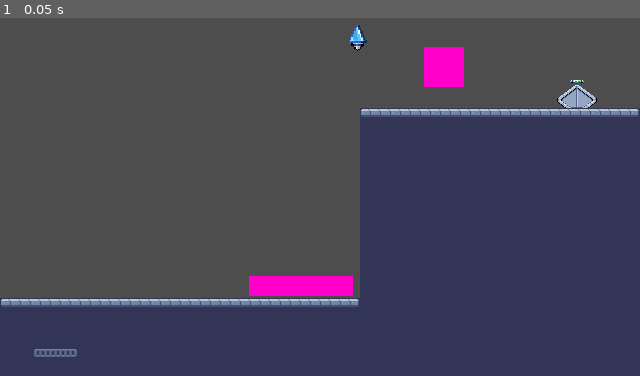
Above: before the commit, frame 1.
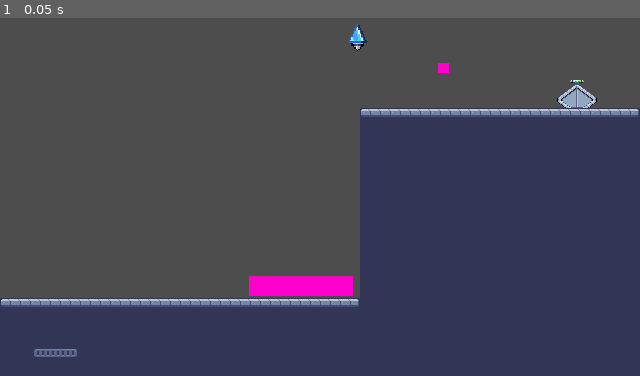
Above: after the commit, the same moment.

Repository: gdp-ufrj/Nut-Bolt
Game: Godot game, scene res://Cenas/Niveis/tutorial_2.tscn
Same seed, same stepped clock (60 frames per second), same inputs: the game is played once before the commit and once after it. This scene is started directly instead of the project's main scene.
Inputs:
- Up to frame 1 (0.05 s): no input

The runs differ from the first frame. In frame 1, 0.7% of the frame differs, in the area x 66-73%, y 8-20%.

Commit message:
Esqueleto de plataformas que se mexem

Diff:
--- /dev/null
+++ b/plataform-2d-godot/Cenas/Entes/botao.tscn
@@ -0,0 +1,31 @@
+[gd_scene load_steps=2 format=3 uid="uid://bqbxnpowjnvbq"]
+
+[sub_resource type="RectangleShape2D" id="RectangleShape2D_fxmij"]
+size = Vector2(28.0313, 27.375)
+
+[node name="Botao" type="Area2D"]
+z_index = -1
+collision_layer = 7
+collision_mask = 7
+
+[node name="CollisionShape2D" type="CollisionShape2D" parent="."]
+light_mask = 3
+visibility_layer = 3
+position = Vector2(443, 52)
+shape = SubResource("RectangleShape2D_fxmij")
+debug_color = Color(0.678136, 0.425634, 0.712095, 0.42)
+
+[node name="ColorRect" type="ColorRect" parent="."]
+offset_left = 438.0
+offset_top = 47.0
+offset_right = 449.0
+offset_bottom = 57.0
+color = Color(1, 0, 0.796078, 1)
+
+[node name="Label" type="Label" parent="."]
+visible = false
+offset_left = 358.0
+offset_top = 1.0
+offset_right = 528.0
+offset_bottom = 24.0
+text = "PRESSIONE A TECLA E!"
--- a/plataform-2d-godot/Cenas/Niveis/tutorial_2.tscn
+++ b/plataform-2d-godot/Cenas/Niveis/tutorial_2.tscn
@@ -1,7 +1,8 @@
-[gd_scene load_steps=18 format=4 uid="uid://c7hamugihjp7o"]
+[gd_scene load_steps=17 format=4 uid="uid://c7hamugihjp7o"]
 
 [ext_resource type="Script" uid="uid://bqgrlnirhmdri" path="res://Scripts/Niveis/tutorial_2.gd" id="1_567s1"]
 [ext_resource type="PackedScene" uid="uid://bih7god6r8j2v" path="res://Cenas/Entes/porta.tscn" id="2_c7i80"]
+[ext_resource type="PackedScene" uid="uid://bqbxnpowjnvbq" path="res://Cenas/Entes/botao.tscn" id="4_8ipts"]
 [ext_resource type="Texture2D" uid="uid://bxcchyqyx552y" path="res://Sprites/Placeholders/Tileset Chão 1.png" id="5_8ipts"]
 [ext_resource type="PackedScene" uid="uid://cg0iyugvxt7cr" path="res://Cenas/Entes/Roteador.tscn" id="7_6r0a3"]
 
@@ -49,13 +50,6 @@
 
 [sub_resource type="RectangleShape2D" id="RectangleShape2D_wk01p"]
 size = Vector2(104, 20)
-
-[sub_resource type="GDScript" id="GDScript_fxmij"]
-script/source = "extends Area2D
-"
-
-[sub_resource type="RectangleShape2D" id="RectangleShape2D_fxmij"]
-size = Vector2(81, 73.5)
 
 [sub_resource type="TileSetAtlasSource" id="TileSetAtlasSource_8ipts"]
 texture = ExtResource("5_8ipts")
@@ -158,32 +152,7 @@
 [node name="Roteador" parent="." instance=ExtResource("7_6r0a3")]
 position = Vector2(357, 21)
 
-[node name="Botao" type="Area2D" parent="."]
-z_index = -1
-collision_layer = 7
-collision_mask = 7
-script = SubResource("GDScript_fxmij")
-
-[node name="CollisionShape2D" type="CollisionShape2D" parent="Botao"]
-light_mask = 3
-visibility_layer = 3
-position = Vector2(446, 46.25)
-shape = SubResource("RectangleShape2D_fxmij")
-
-[node name="ColorRect" type="ColorRect" parent="Botao"]
-offset_left = 424.0
-offset_top = 31.0
-offset_right = 464.0
-offset_bottom = 71.0
-color = Color(1, 0, 0.796078, 1)
-
-[node name="Label" type="Label" parent="Botao"]
-visible = false
-offset_left = 358.0
-offset_top = 1.0
-offset_right = 528.0
-offset_bottom = 24.0
-text = "PRESSIONE A TECLA E!"
+[node name="Botao" parent="." instance=ExtResource("4_8ipts")]
 
 [node name="Chão" type="Node2D" parent="."]
 
--- a/plataform-2d-godot/Cenas/Niveis/tutorial_3.tscn
+++ b/plataform-2d-godot/Cenas/Niveis/tutorial_3.tscn
@@ -1,9 +1,10 @@
-[gd_scene load_steps=14 format=4 uid="uid://dv05nstyolt5u"]
+[gd_scene load_steps=22 format=4 uid="uid://dv05nstyolt5u"]
 
 [ext_resource type="Script" uid="uid://rlx4gc87lxlt" path="res://Scripts/Niveis/tutorial_3.gd" id="1_21xvy"]
 [ext_resource type="Texture2D" uid="uid://bxcchyqyx552y" path="res://Sprites/Placeholders/Tileset Chão 1.png" id="2_xx88x"]
 [ext_resource type="PackedScene" uid="uid://bih7god6r8j2v" path="res://Cenas/Entes/porta.tscn" id="3_h5va6"]
 [ext_resource type="PackedScene" uid="uid://cg0iyugvxt7cr" path="res://Cenas/Entes/Roteador.tscn" id="4_h5va6"]
+[ext_resource type="PackedScene" uid="uid://bqbxnpowjnvbq" path="res://Cenas/Entes/botao.tscn" id="5_tsd38"]
 
 [sub_resource type="TileSetAtlasSource" id="TileSetAtlasSource_tsd38"]
 texture = ExtResource("2_xx88x")
@@ -51,30 +52,18 @@
 
 [sub_resource type="RectangleShape2D" id="RectangleShape2D_qhx57"]
 size = Vector2(100, 90)
-size = Vector2(100, 140)
-
-[sub_resource type="RectangleShape2D" id="RectangleShape2D_h5va6"]
-size = Vector2(90, 142)
-
-[sub_resource type="RectangleShape2D" id="RectangleShape2D_tsd38"]
-size = Vector2(188, 59)
-
-[sub_resource type="RectangleShape2D" id="RectangleShape2D_tu5f7"]
-size = Vector2(111, 100)
 
 [sub_resource type="RectangleShape2D" id="RectangleShape2D_h5va6"]
 size = Vector2(70, 30)
 
-[sub_resource type="RectangleShape2D" id="RectangleShape2D_v5wfe"]
-size = Vector2(190, 60)
-
-[sub_resource type="RectangleShape2D" id="RectangleShape2D_8urag"]
+[sub_resource type="RectangleShape2D" id="RectangleShape2D_tsd38"]
+size = Vector2(230, 60)
+
+[sub_resource type="RectangleShape2D" id="RectangleShape2D_tu5f7"]
 size = Vector2(110, 100)
 
-[sub_resource type="RectangleShape2D" id="RectangleShape2D_drhsi"]
-size = Vector2(40, 160)
 [sub_resource type="RectangleShape2D" id="RectangleShape2D_1tugt"]
-size = Vector2(49, 161)
+size = Vector2(40, 100)
 
 [sub_resource type="WorldBoundaryShape2D" id="WorldBoundaryShape2D_h5va6"]
 normal = Vector2(1, 0)
@@ -82,6 +71,55 @@
 
 [sub_resource type="WorldBoundaryShape2D" id="WorldBoundaryShape2D_tsd38"]
 normal = Vector2(-1, 0)
+
+[sub_resource type="RectangleShape2D" id="RectangleShape2D_v5wfe"]
+size = Vector2(40, 10)
+
+[sub_resource type="Animation" id="Animation_tsd38"]
+resource_name = "move"
+length = 3.5
+tracks/0/type = "value"
+tracks/0/imported = false
+tracks/0/enabled = true
+tracks/0/path = NodePath(".:position")
+tracks/0/interp = 1
+tracks/0/loop_wrap = true
+tracks/0/keys = {
+"times": PackedFloat32Array(0.0333334, 0.2165, 1.36667, 2.13333, 2.93333, 3.46667),
+"transitions": PackedFloat32Array(1, 1, 1, 1.1487, 1, 1),
+"update": 0,
+"values": [Vector2(0, 0), Vector2(0, 20), Vector2(0, 30), Vector2(0, 20), Vector2(0, 0), Vector2(0, 30)]
+}
+
+[sub_resource type="Animation" id="Animation_tu5f7"]
+length = 0.001
+tracks/0/type = "value"
+tracks/0/imported = false
+tracks/0/enabled = true
+tracks/0/path = NodePath(".:position")
+tracks/0/interp = 1
+tracks/0/loop_wrap = true
+tracks/0/keys = {
+"times": PackedFloat32Array(0),
+"transitions": PackedFloat32Array(1),
+"update": 0,
+"values": [Vector2(0, 0)]
+}
+
+[sub_resource type="AnimationLibrary" id="AnimationLibrary_qhx57"]
+_data = {
+&"RESET": SubResource("Animation_tu5f7"),
+&"move": SubResource("Animation_tsd38")
+}
+
+[sub_resource type="RectangleShape2D" id="RectangleShape2D_8urag"]
+size = Vector2(20, 10)
+
+[sub_resource type="RectangleShape2D" id="RectangleShape2D_drhsi"]
+size = Vector2(40, 10)
+
+[sub_resource type="RectangleShape2D" id="RectangleShape2D_tnrhd"]
+size = Vector2(40, 10)
 
 [node name="Tutorial 3" type="Node2D"]
 script = ExtResource("1_21xvy")
@@ -93,7 +131,6 @@
 tile_map_data = PackedByteArray("AAA0ABwAAAADAAEAAAAwAB0AAAADAAEAAAAxAB0AAAADAAEAAAAyAB0AAAADAAEAAAAzAB0AAAADAAEAAAA0AB …(6288 unchanged characters)…
 tile_set = SubResource("TileSet_tu5f7")
 metadata/_edit_lock_ = true
-metadata/_edit_group_ = true
 
 [node name="Chão direita" type="StaticBody2D" parent="Chão/Chao"]
 position = Vector2(530, 270)
@@ -109,6 +146,7 @@
 position = Vector2(10, 310)
 collision_layer = 3
 collision_mask = 3
+metadata/_edit_lock_ = true
 metadata/_edit_group_ = true
 
 [node name="CollisionShape2D" type="CollisionShape2D" parent="Chão/Chao/Chão esquerda"]
@@ -119,52 +157,29 @@
 position = Vector2(515, 73)
 collision_layer = 3
 collision_mask = 3
-metadata/_edit_group_ = true
 
 [node name="CollisionShape2D" type="CollisionShape2D" parent="Chão/Chao/Parte de cima"]
-position = Vector2(-10, -2.5)
+top_level = true
+position = Vector2(525, 130)
 shape = SubResource("RectangleShape2D_tsd38")
 
 [node name="Parte de cima morrinho" type="StaticBody2D" parent="Chão/Chao"]
 position = Vector2(354, 43)
 collision_layer = 3
 collision_mask = 3
-metadata/_edit_group_ = true
 
 [node name="CollisionShape2D" type="CollisionShape2D" parent="Chão/Chao/Parte de cima morrinho"]
-position = Vector2(0.5, 8)
+position = Vector2(1, 7)
 shape = SubResource("RectangleShape2D_tu5f7")
 
 [node name="Parede de cima" type="StaticBody2D" parent="Chão/Chao"]
 position = Vector2(625, 4)
 collision_layer = 3
 collision_mask = 3
-metadata/_edit_group_ = true
 
 [node name="CollisionShape2D" type="CollisionShape2D" parent="Chão/Chao/Parede de cima"]
-position = Vector2(-5, 16)
-shape = SubResource("RectangleShape2D_drhsi")
-position = Vector2(-0.5, 15.5)
+position = Vector2(-5, -14)
 shape = SubResource("RectangleShape2D_1tugt")
-
-[node name="Porta" parent="." instance=ExtResource("3_h5va6")]
-position = Vector2(530, 255)
-
-[node name="Roteador1" parent="." instance=ExtResource("4_h5va6")]
-position = Vector2(30, 270)
-
-[node name="Roteador2" parent="." instance=ExtResource("4_h5va6")]
-position = Vector2(370, 20)
-
-[node name="Roteador3" parent="." instance=ExtResource("4_h5va6")]
-position = Vector2(560, 40)
-
-[node name="player_2_spawn" type="Marker2D" parent="."]
-position = Vector2(560, 90)
-position = Vector2(562, 78)
-
-[node name="player_1_spawn" type="Marker2D" parent="."]
-position = Vector2(40, 320)
 
 [node name="Limites" type="Node2D" parent="."]
 
@@ -179,7 +194,6 @@
 shape = SubResource("WorldBoundaryShape2D_h5va6")
 
 [node name="Direito" type="StaticBody2D" parent="Limites"]
-position = Vector2(650, -91)
 collision_layer = 3
 collision_mask = 3
 
@@ -187,3 +201,130 @@
 top_level = true
 position = Vector2(582, 244)
 shape = SubResource("WorldBoundaryShape2D_tsd38")
+
+[node name="Plataformas" type="Node2D" parent="."]
+
+[node name="plat_1" type="AnimatableBody2D" parent="Plataformas"]
+collision_layer = 3
+collision_mask = 3
+metadata/_edit_lock_ = true
+metadata/_edit_group_ = true
+
+[node name="CollisionShape2D" type="CollisionShape2D" parent="Plataformas/plat_1"]
+position = Vector2(90, 275)
+shape = SubResource("RectangleShape2D_v5wfe")
+debug_color = Color(0.963557, 8.66354e-07, 0.498009, 0.42)
+
+[node name="ColorRect" type="ColorRect" parent="Plataformas/plat_1/CollisionShape2D"]
+custom_minimum_size = Vector2(40, 10)
+anchors_preset = 15
+anchor_right = 1.0
+anchor_bottom = 1.0
+grow_horizontal = 2
+grow_vertical = 2
+color = Color(1, 0, 1, 1)
+
+[node name="AnimationPlayer" type="AnimationPlayer" parent="Plataformas/plat_1"]
+libraries = {
+&"": SubResource("AnimationLibrary_qhx57")
+}
+
+[node name="plat_2" type="AnimatableBody2D" parent="Plataformas"]
+collision_layer = 3
+collision_mask = 3
+metadata/_edit_lock_ = true
+metadata/_edit_group_ = true
+
+[node name="CollisionShape2D" type="CollisionShape2D" parent="Plataformas/plat_2"]
+position = Vector2(170, 255)
+shape = SubResource("RectangleShape2D_8urag")
+debug_color = Color(0.964466, 5.77569e-07, 0.492589, 0.42)
+
+[node name="ColorRect" type="ColorRect" parent="Plataformas/plat_2/CollisionShape2D"]
+anchors_preset = 8
+anchor_left = 0.5
+anchor_top = 0.5
+anchor_right = 0.5
+anchor_bottom = 0.5
+offset_left = -10.0
+offset_top = -5.0
+offset_right = 10.0
+offset_bottom = 5.0
+grow_horizontal = 2
+grow_vertical = 2
+color = Color(0.886275, 0.0745098, 0.886275, 1)
+
+[node name="plat_3" type="AnimatableBody2D" parent="Plataformas"]
+collision_layer = 3
+collision_mask = 3
+metadata/_edit_lock_ = true
+metadata/_edit_group_ = true
+
+[node name="CollisionShape2D" type="CollisionShape2D" parent="Plataformas/plat_3"]
+position = Vector2(250, 255)
+shape = SubResource("RectangleShape2D_drhsi")
+debug_color = Color(0.962632, 1.92523e-07, 0.503447, 0.42)
+
+[node name="ColorRect" type="ColorRect" parent="Plataformas/plat_3/CollisionShape2D"]
+anchors_preset = 8
+anchor_left = 0.5
+anchor_top = 0.5
+anchor_right = 0.5
+anchor_bottom = 0.5
+offset_left = -20.0
+offset_top = -5.0
+offset_right = 20.0
+offset_bottom = 5.0
+grow_horizontal = 2
+grow_vertical = 2
+color = Color(1, 0.0313726, 1, 1)
+
+[node name="plat_4" type="AnimatableBody2D" parent="Plataformas"]
+collision_layer = 3
+collision_mask = 3
+metadata/_edit_lock_ = true
+metadata/_edit_group_ = true
+
+[node name="CollisionShape2D" type="CollisionShape2D" parent="Plataformas/plat_4"]
+position = Vector2(360, 275)
+shape = SubResource("RectangleShape2D_tnrhd")
+debug_color = Color(0.965887, 0, 0.483941, 0.42)
+
+[node name="ColorRect" type="ColorRect" parent="Plataformas/plat_4/CollisionShape2D"]
+anchors_preset = 8
+anchor_left = 0.5
+anchor_top = 0.5
+anchor_right = 0.5
+anchor_bottom = 0.5
+offset_left = -20.0
+offset_top = -5.0
+offset_right = 20.0
+offset_bottom = 5.0
+grow_horizontal = 2
+grow_vertical = 2
+color = Color(1, 0.0941176, 1, 1)
+
+[node name="Porta" parent="." instance=ExtResource("3_h5va6")]
+position = Vector2(530, 255)
+
+[node name="Roteador1" parent="." instance=ExtResource("4_h5va6")]
+position = Vector2(30, 270)
+
+[node name="Roteador2" parent="." instance=ExtResource("4_h5va6")]
+position = Vector2(370, 20)
+
+[node name="Roteador3" parent="." instance=ExtResource("4_h5va6")]
+position = Vector2(560, 40)
+
+[node name="player_2_spawn" type="Marker2D" parent="."]
+position = Vector2(562, 78)
+
+[node name="player_1_spawn" type="Marker2D" parent="."]
+position = Vector2(40, 320)
+
+[node name="Botao" parent="." instance=ExtResource("5_tsd38")]
+position = Vector2(-1, 35)
+metadata/_edit_lock_ = true
+
+[connection signal="body_entered" from="Botao" to="." method="_on_botao_body_entered"]
+[connection signal="body_exited" from="Botao" to="." method="_on_botao_body_exited"]
--- a/plataform-2d-godot/Scripts/Niveis/tutorial_3.gd
+++ b/plataform-2d-godot/Scripts/Niveis/tutorial_3.gd
@@ -1 +1,18 @@
 extends Node2D
+
+@onready var plat_1 = $Plataformas/plat_1
+@onready var plat_2 = $Plataformas/plat_2
+@onready var plat_3 = $Plataformas/plat_3
+@onready var plat_4 = $Plataformas/plat_4
+
+func _process(delta: float) -> void:
+	plat_1.mo
+
+
+
+func _on_botao_body_entered(body: Node2D) -> void:
+	pass # Replace with function body.
+
+
+func _on_botao_body_exited(body: Node2D) -> void:
+	pass # Replace with function body.
